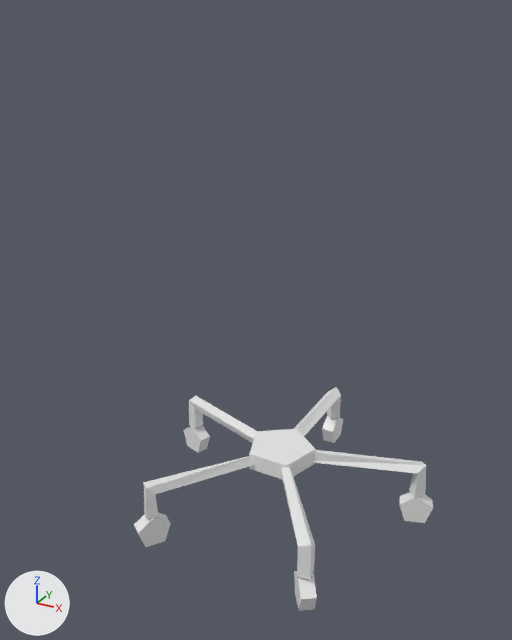
Before and after pictures for a commit that changed the Blender file render/scene.blend.
The view is the same before and after, from a 50 mm lens placed at (1.96, -3.94, 3.2), pointed at (-0.18, -0.05, 1.26). The lights are fixed; the arrows at lower left show +X, +Y and +Z.

The first picture shows 'Base', 'Cylinder.004', 'Wheels'.
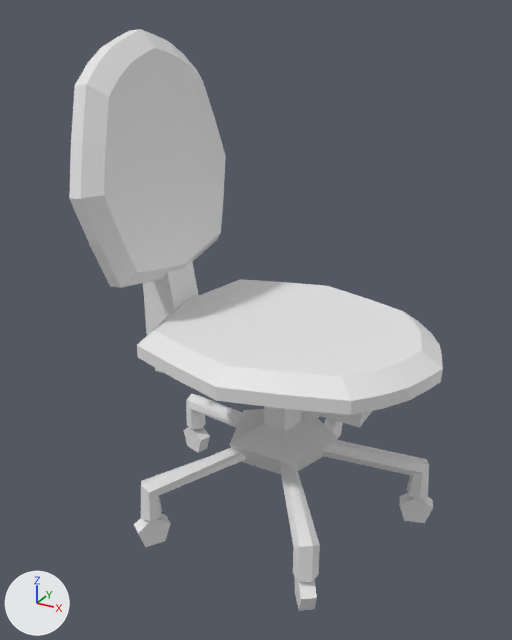
Diff of the bpy script that builds the scene:
```diff
--- a/render/scene.blend.py
+++ b/render/scene.blend.py
@@ me_cylinder_001 @@
 # used by ob_cylinder_004; location = (0.0, 0.0, 0.216); scale = (0.255, 0.255, 0.064)
-me_cylinder_001.from_pydata(...)  # 10 vertices, 7 faces; spans x -0.95..0.95, y -0.81..1.0, z -1.0..1.0
+me_cylinder_001.from_pydata(...)  # 20 vertices, 17 faces; spans x -0.95..0.95, y -0.81..1.0, z -1.35..7.94
+# me_cylinder_001 part 1
+# 1 face is deleted
+# 5 vertices move from x -0.95..0.95, y -0.81..1.0, z -1.0 to x -0.72..0.72, y -0.59..0.78, z -1.35
+# 5 vertices are added at (0.0, 0.35, 2.22), (0.32, 0.11, 2.22), (0.2, -0.27, 2.22), (-0.2, -0.27, 2.22), (-0.32, 0.11, 2.22)
+# 5 new vertices lie (0.0, 0.0, 5.72) away from vertices in x -0.32..0.32, y -0.27..0.35, z 2.22
+# 11 new faces join them
@@ me_cube_004 @@
+me_cube_004.from_pydata([(-1.0, -1.0, -1.0), (-1.0, -1.0, 2.91), (-1.0, 1.0, -1.0), (-1.0, 1.0, 2.91), (1.73, -1.0, -1.0), (0.11, -1.0, 2.91), (1.73, 1.0, -1.0), (0.11, 1.0, 2.91)], [], [(0, 1, 3, 2), (2, 3, 7, 6), (6, 7, 5, 4), (4, 5, 1, 0), (2, 6, 4, 0), (7, 3, 1, 5)])
@@ cu_chair @@
 _sp = cu_chair.splines.new('POLY'); _sp.points.add(4)
-_sp.points.foreach_set('co', [0.951, 0.309, 0.0, 0.0, 0.951, 0.309, 0.217, 0.0, 0.0, 0.0, 0.217, 0.0, 0.588, -0.809, 0.217, 0.0, 0.588, -0.809, 0.0, 0.0])
+_sp.points.foreach_set('co', [0.951, 0.309, 0.0, 0.0, 0.951, 0.309, 0.217, 0.0, 0.0, 0.0, 0.348, 0.0, 0.588, -0.809, 0.217, 0.0, 0.588, -0.809, 0.0, 0.0])
 _sp.order_v = 0
@@ cu_chair @@
 _sp = cu_chair.splines.new('POLY'); _sp.points.add(4)
-_sp.points.foreach_set('co', [-0.588, -0.809, 0.0, 0.0, -0.588, -0.809, 0.217, 0.0, 0.0, 0.0, 0.217, 0.0, -0.951, 0.309, 0.217, 0.0, -0.951, 0.309, 0.0, 0.0])
+_sp.points.foreach_set('co', [-0.588, -0.809, 0.0, 0.0, -0.588, -0.809, 0.217, 0.0, 0.0, 0.0, 0.348, 0.0, -0.951, 0.309, 0.217, 0.0, -0.951, 0.309, 0.0, 0.0])
 _sp.order_v = 0
@@ cu_chair @@
 _sp = cu_chair.splines.new('POLY'); _sp.points.add(2)
-_sp.points.foreach_set('co', [0.0, 1.0, 0.0, 0.0, 0.0, 1.0, 0.217, 0.0, 0.0, 0.0, 0.217, 0.0])
+_sp.points.foreach_set('co', [0.0, 1.0, 0.0, 0.0, 0.0, 1.0, 0.217, 0.0, 0.0, 0.0, 0.348, 0.0])
 _sp.order_v = 0
@@ cu_chair @@
 _sp = cu_chair.splines.new('POLY'); _sp.points.add(2)
 _sp.use_smooth = False
-cu_chair.bevel_resolution = 0
-cu_chair.bevel_depth = 0.06
+cu_chair.bevel_resolution = 1
+cu_chair.bevel_depth = 0.08
 cu_chair.fill_mode = 'FULL'
@@ ob_cylinder_004 @@
 ob_cylinder_004 = bpy.data.objects.new('Cylinder.004', me_cylinder_001)
-ob_cylinder_004.location = (0.0, 0.0, 0.216)
-ob_cylinder_004.scale = (0.255, 0.255, 0.064)
+ob_cylinder_004.location = (0.0, 0.0, 0.321)
+ob_cylinder_004.scale = (0.406, 0.406, 0.0775)
@@ ob_connector @@
+ob_connector = bpy.data.objects.new('Connector', me_cube_004)
+ob_connector.location = (-0.931, 0.0, 1.275)
+ob_connector.scale = (0.114, 0.154, 0.272)
@@ ob_back @@
+ob_back = bpy.data.objects.new('Back', me_cube_003)  # 55 vertices, 40 faces, 2 loose edges; spans x -0.99..0.99, y -0.86..0.86, z -0.29..0.09
+ob_back.location = (-0.957, 0.0, 2.261)
+ob_back.rotation_euler = (3.142, -1.68, 0.0)  # degrees (180, -96, 0)
+ob_back.scale = (0.836, 0.935, 1.0)
@@ ob_seat @@
+ob_seat = bpy.data.objects.new('Seat', me_cube_002)  # 38 vertices, 27 faces; spans x -0.88..1.1, y 0.0..0.86, z -0.36..0.0; modifiers MIRROR
+ob_seat.location = (0.0, 0.0, 1.275)
```

Where the change shows, as pixel boxes [x1, y1, x2, y2] in the pictures (512 x 640 px):
'Back', added
    after: [69, 29, 226, 288]
'Seat', added
    after: [137, 279, 443, 427]
'Base', reshaped
    before: [144, 387, 426, 580]
    after: [141, 394, 429, 582]
'Cylinder.004', reshaped, moved, rescaled
    before: [249, 429, 316, 479]
    after: [230, 406, 337, 474]
'Connector', added
    after: [143, 260, 199, 335]
